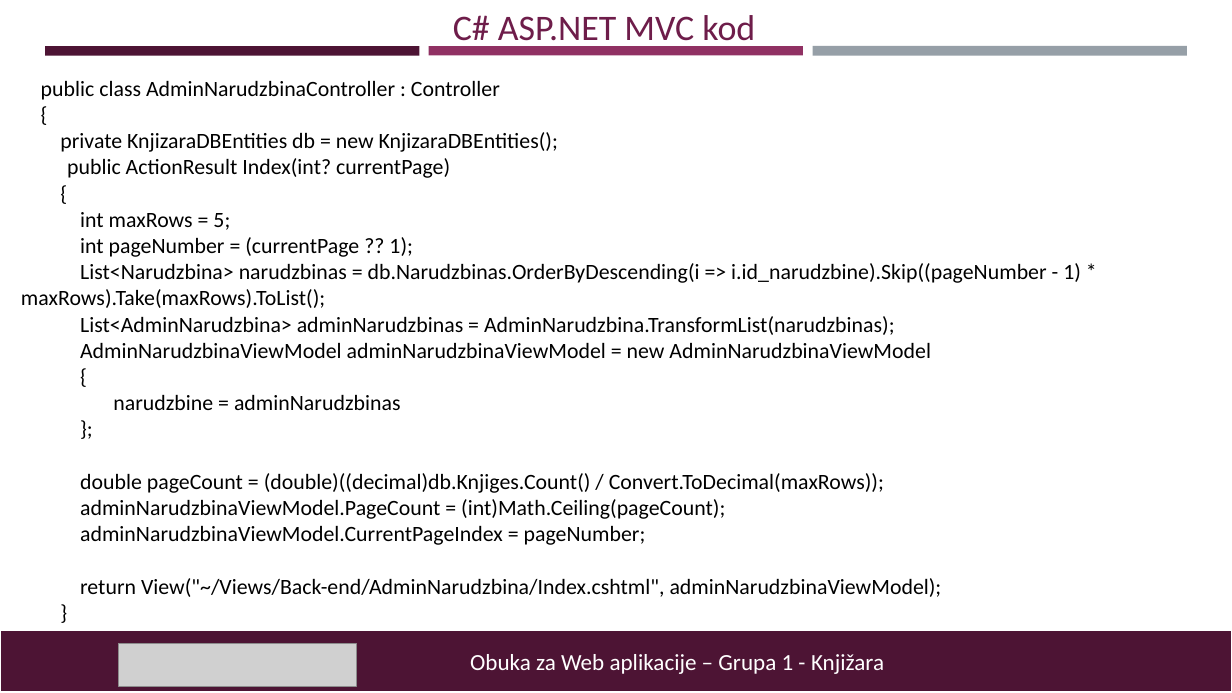
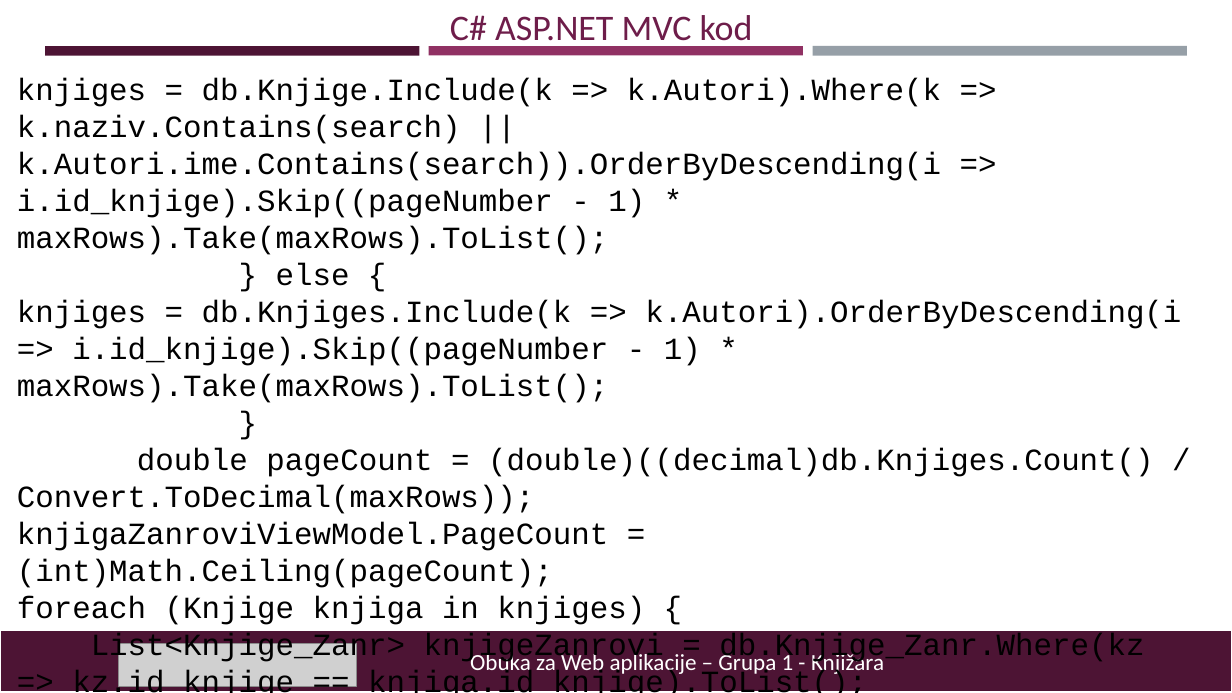
Before and after one commit to insajder/Knjizara, a slide deck: slide 7 of Knjižara – book store.pptx (slide 9 before the commit). Drawn at 1232x693 pixels with LibreOffice and Linux fonts; fonts in the diff are those of the drawing; grey boxes stand for pictures. Boxes give left, top, right and bottom in pixels: in the first picture for what was removed or moved away, otherwise in the second. Text is boxed around its words. In the diff, an @@ line names an element or a change of style, - is before the commit and + after.

```diff
--- a/Knjižara – book store.pptx
+++ b/Knjižara – book store.pptx
@@ text at (x1=17, y1=78, x2=1181, y2=403): text changed; size 17 to 24 pt; font Calibri to Courier New @@
-public class AdminNarudzbinaController : Controller
-{
-private KnjizaraDBEntities db = new KnjizaraDBEntities();
-public ActionResult Index(int? currentPage)
-{
-int maxRows = 5;
-int pageNumber = (currentPage ?? 1);
-List<Narudzbina> narudzbinas = db.Narudzbinas.OrderByDescending(i => i.id_narudzbine).Skip((pageNumber - 1) * maxRows).Take(maxRows).ToList();
-List<AdminNarudzbina> adminNarudzbinas = AdminNarudzbina.TransformList(narudzbinas);
-AdminNarudzbinaViewModel adminNarudzbinaViewModel = new AdminNarudzbinaViewModel
-{
-narudzbine = adminNarudzbinas
-};
+knjiges = db.Knjige.Include(k => k.Autori).Where(k => k.naziv.Contains(search) || k.Autori.ime.Contains(search)).OrderByDescending(i => i.id_knjige).Skip((pageNumber - 1) * maxRows).Take(maxRows).ToList();
+} else {
+knjiges = db.Knjiges.Include(k => k.Autori).OrderByDescending(i => i.id_knjige).Skip((pageNumber - 1) * maxRows).Take(maxRows).ToList();
+}
@@ text at (x1=17, y1=448, x2=1154, y2=514): size 17 to 24 pt, font Calibri to Courier New in "double pageCount = (double)((decimal)db.Knjiges.Count() / Co ..." @@
@@ text at (x1=17, y1=522, x2=1144, y2=693): text changed; size 17 to 24 pt; font Calibri to Courier New @@
-adminNarudzbinaViewModel.PageCount = (int)Math.Ceiling(pageCount);
-adminNarudzbinaViewModel.CurrentPageIndex = pageNumber;
-return View("~/Views/Back-end/AdminNarudzbina/Index.cshtml", adminNarudzbinaViewModel);
-}
+knjigaZanroviViewModel.PageCount = (int)Math.Ceiling(pageCount);
+foreach (Knjige knjiga in knjiges) {
+List<Knjige_Zanr> knjigeZanrovi = db.Knjige_Zanr.Where(kz => kz.id_knjige == knjiga.id_knjige).ToList();
+List<Zanr> zanrovi = new List<Zanr>();
```
Also in this commit, not shown: 7 other slides changed, 1 slide added, 1 slide removed, 1 other file.
